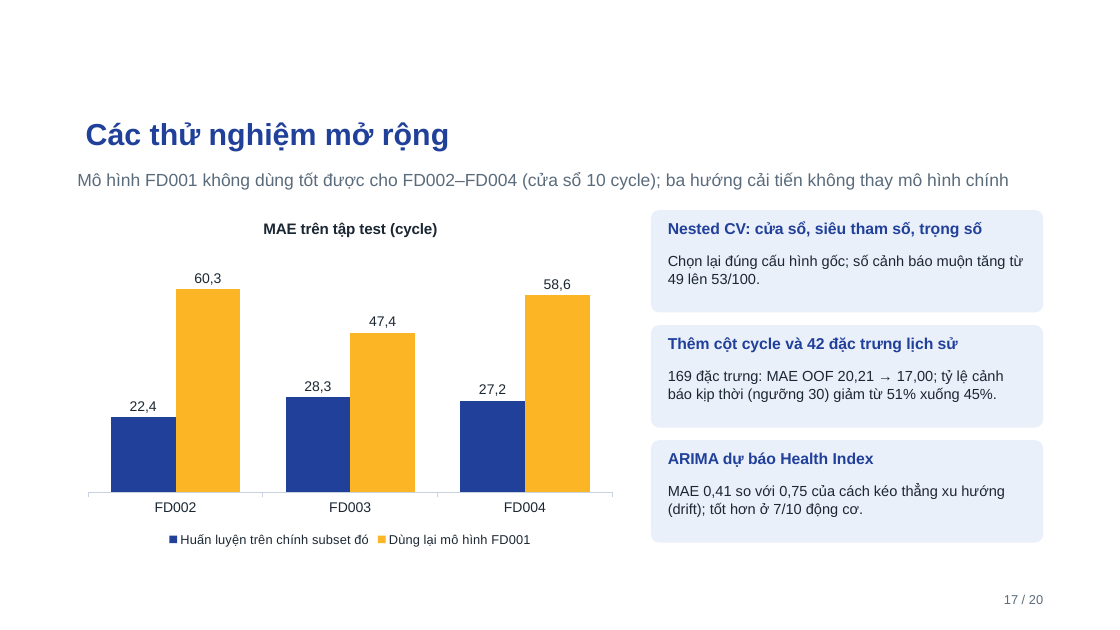
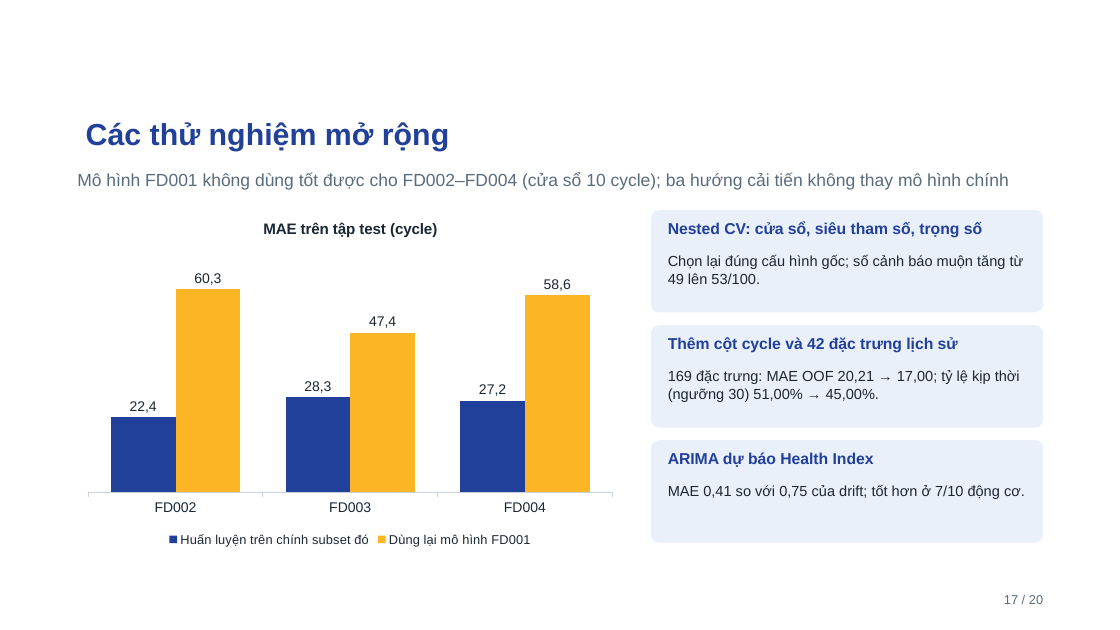
Before and after one commit to ti014/tinasa-cmapss-rul-prediction, a slide deck: slide 17 of slides/cmapss_fd001_presentation.pptx. Drawn at 1120x630 pixels with LibreOffice and Linux fonts; fonts in the diff are those of the drawing; background and template pictures are left out. Boxes give left, top, right and bottom in pixels: in the first picture for what was removed or moved away, otherwise in the second. Text is boxed around its words. In the diff, an @@ line names an element or a change of style, - is before the commit and + after.

```diff
--- a/slides/cmapss_fd001_presentation.pptx
+++ b/slides/cmapss_fd001_presentation.pptx
@@ text at box(668, 370, 1020, 402): text changed @@
-169 đặc trưng: MAE OOF 20,21 → 17,00; tỷ lệ cảnh báo kịp thời (ngưỡng 30) giảm từ 51% xuống 45%.
+169 đặc trưng: MAE OOF 20,21 → 17,00; tỷ lệ kịp thời (ngưỡng 30) 51,00% → 45,00%.
@@ text at box(668, 485, 1025, 499): text changed @@
-MAE 0,41 so với 0,75 của cách kéo thẳng xu hướng (drift); tốt hơn ở 7/10 động cơ.
+MAE 0,41 so với 0,75 của drift; tốt hơn ở 7/10 động cơ.
```
Also in this commit, not shown: 6 other slides changed, 4 other files.
